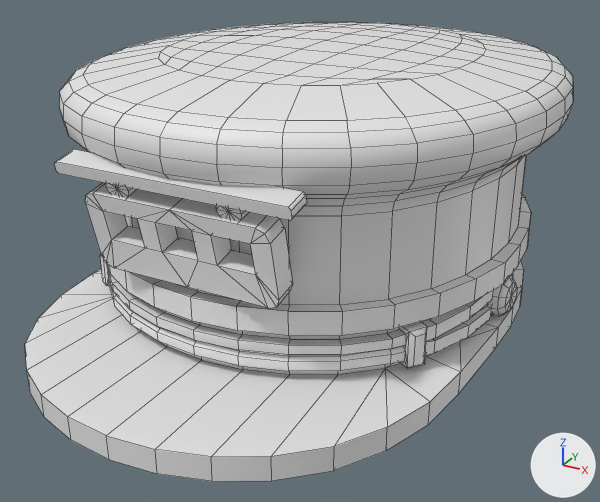
Before and after pictures for a commit that changed the Blender file Attires_Modular/Hats/MonorailOverseerCap/Attire_Hat_MonorailOverseerCap.blend.
Camera for both pictures: a camera (50 mm lens) standing at (0.171, -0.334, 0.181) and looking at (0.004, -0.032, 0.03). Every picture has the same lights, and +X, +Y and +Z are marked at lower right. The first picture is the older version. Mesh edges are drawn as thin lines.

In view in the first picture: 'Attire_Hat_MonorailOverseerCap'.
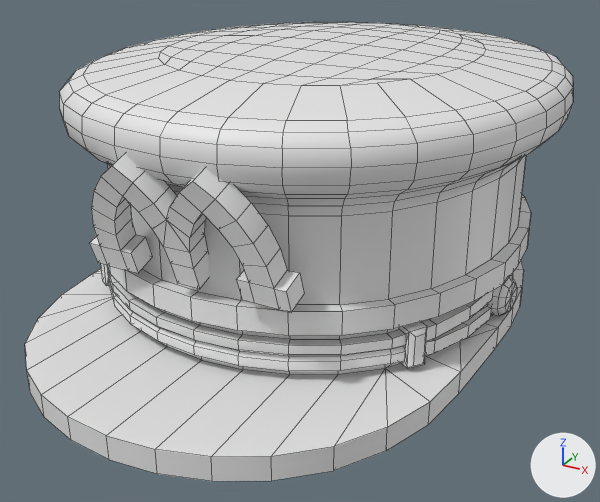
Commit message: Updated Monorail Headwears

What differs and where, as boxes (x1, y1, x2, y2) in the pictures (600 x 502 px):
part 1 of me_attire_hat_monorailoverseercap, rebuilt (28% taller)
    before: (85, 183, 293, 308)
    after: (90, 153, 304, 313)
part 2 of me_attire_hat_monorailoverseercap, deleted
    before: (216, 206, 249, 221)
part 3 of me_attire_hat_monorailoverseercap, deleted
    before: (106, 183, 137, 197)
part 4 of me_attire_hat_monorailoverseercap, deleted
    before: (54, 149, 307, 220)

The edits, one by one:
me_attire_hat_monorailoverseercap is used by ob_attire_hat_monorailoverseercap; location (0.0, 0.0, 0.0).
me_attire_hat_monorailoverseercap had 997 vertices, 1080 faces and spanned x -0.106..0.106, y -0.16..0.121, z 0.0..0.119.
me_attire_hat_monorailoverseercap now has 975 vertices, 1027 faces and spans x -0.106..0.106, y -0.16..0.121, z 0.0..0.119.
me_attire_hat_monorailoverseercap part 1: the loose piece of 52 vertices spanning x -0.04..0.04, y -0.118..-0.1, z 0.045..0.08 is rebuilt with 98 vertices and now spans x -0.044..0.044, y -0.126..-0.1, z 0.045..0.097.
me_attire_hat_monorailoverseercap part 2: the loose piece of 26 vertices spanning x 0.019..0.029, y -0.118..-0.11, z 0.076..0.088 is deleted.
me_attire_hat_monorailoverseercap part 3: the loose piece of 26 vertices spanning x -0.029..-0.019, y -0.118..-0.11, z 0.076..0.088 is deleted.
me_attire_hat_monorailoverseercap part 4: the loose piece of 16 vertices spanning x -0.05..0.05, y -0.12..-0.109, z 0.084..0.091 is deleted.
